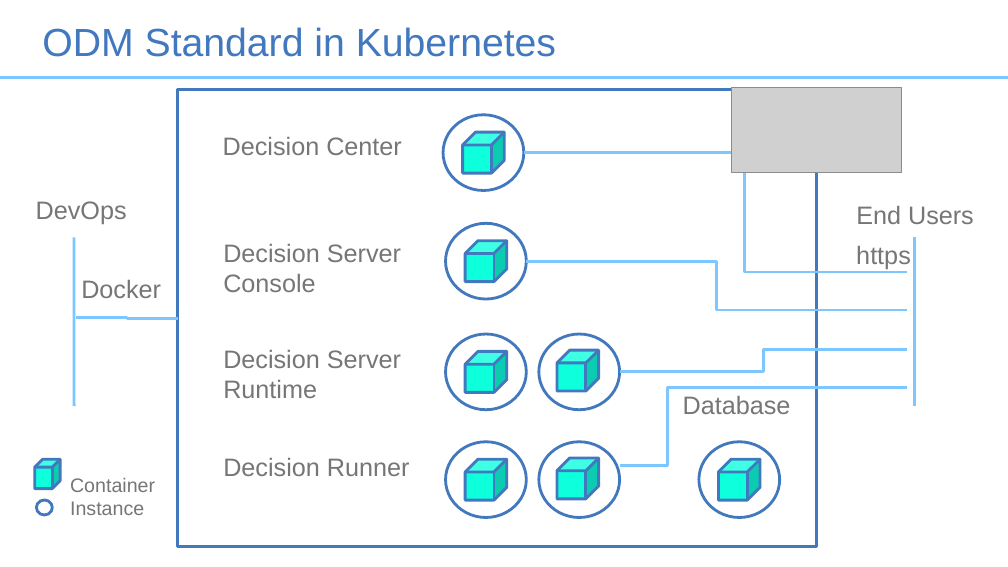
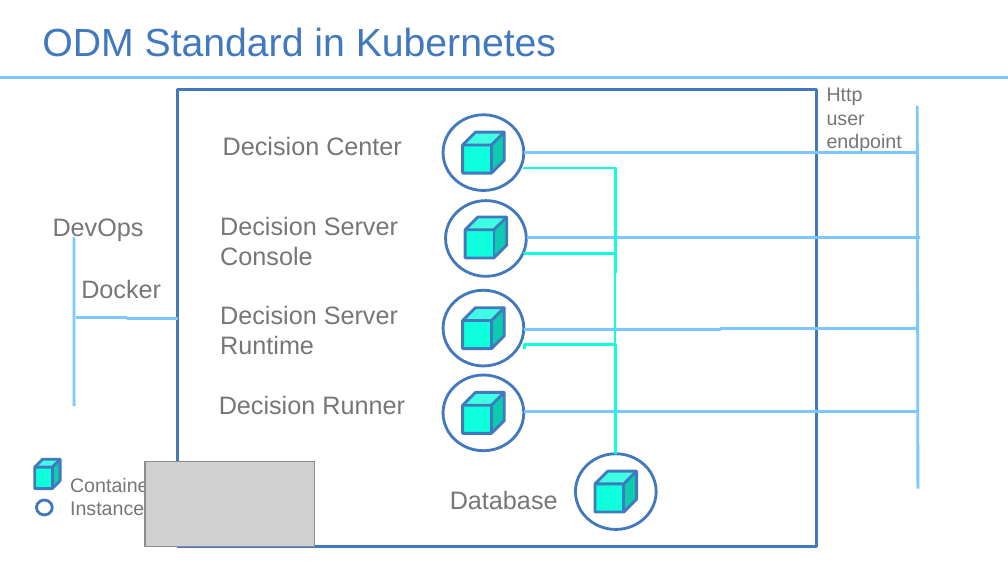
Before and after one commit to DecisionsDev/odm-ondocker, a slide deck: slide 1 of docs/schema.pptx. Drawn at 1008x567 pixels with LibreOffice and Linux fonts; fonts in the diff are those of the drawing; grey boxes stand for pictures. Boxes give left, top, right and bottom in pixels: in the first picture for what was removed or moved away, otherwise in the second. Text is boxed around its words. In the diff, an @@ line names an element or a change of style, - is before the commit and + after.

```diff
--- a/docs/schema.pptx
+++ b/docs/schema.pptx
@@ text added at [827, 87, 902, 153], 14 pt, text #777677 @@
+Http
+user
+endpoint
@@ line moved from (914, 238) - (914, 406) to (917, 106) - (918, 489) @@
@@ elbow line moved from (906, 272) - (524, 152) to (917, 152) - (524, 152) @@
@@ elbow line added from (524, 168) to (616, 273), #0EFFDC 2 pt @@
@@ text "DevOps": place and size @@
-text "DevOps" at [36, 201, 127, 224]
+text "DevOps" at [53, 218, 144, 242]
@@ text "Decision Server Console": place and size @@
-text "Decision Server Console" at [223, 244, 401, 292]
+text "Decision Server Console" at [220, 217, 398, 265]
@@ ellipse: place and size @@
-ellipse at [446, 224, 526, 299]
+ellipse at [446, 201, 526, 276]
@@ text removed at [856, 206, 974, 224] @@
-End Users
@@ cube: place and size @@
-cube at [465, 241, 506, 282]
+cube at [465, 217, 506, 258]
@@ elbow line added from (920, 237) to (527, 238), #7CC7FF 2 pt @@
@@ elbow line added from (524, 253) to (615, 359), #0EFFDC 2 pt @@
@@ text removed at [856, 246, 911, 269] @@
-https
@@ text "Decision Server Runtime": place and size @@
-text "Decision Server Runtime" at [223, 350, 401, 398]
+text "Decision Server Runtime" at [220, 306, 398, 354]
@@ ellipse: place and size @@
-ellipse at [539, 334, 620, 409]
+ellipse at [444, 290, 524, 366]
@@ cube: place and size @@
-cube at [557, 350, 599, 391]
+cube at [463, 307, 504, 349]
@@ elbow line moved from (906, 310) - (526, 261) to (917, 329) - (524, 330) @@
@@ elbow line added from (525, 349) to (616, 454), #0EFFDC 2 pt @@
@@ elbow line removed from (906, 350) to (620, 372) @@
@@ text "Decision Runner": place and size @@
-text "Decision Runner" at [223, 458, 410, 476]
+text "Decision Runner" at [219, 396, 405, 414]
@@ ellipse: place and size @@
-ellipse at [446, 334, 526, 409]
+ellipse at [444, 375, 524, 451]
@@ cube: place and size @@
-cube at [465, 352, 506, 393]
+cube at [463, 392, 504, 433]
@@ elbow line moved from (906, 387) - (620, 466) to (917, 411) - (524, 411) @@
@@ ellipse removed at [446, 442, 526, 517] @@
@@ ellipse removed at [699, 442, 779, 517] @@
@@ picture: place and size @@
-picture at [732, 88, 902, 172]
+picture at [145, 462, 316, 546]
@@ cube removed at [465, 460, 506, 501] @@
@@ ellipse: place and size @@
-ellipse at [539, 442, 620, 517]
+ellipse at [576, 454, 656, 529]
@@ cube: place and size @@
-cube at [557, 458, 599, 499]
+cube at [595, 471, 636, 512]
@@ cube removed at [719, 460, 760, 501] @@
@@ text "Database": place and size @@
-text "Database" at [683, 396, 791, 414]
+text "Database" at [450, 491, 558, 509]
```
Also in this commit, not shown: 3 slides added, 7 other files.
